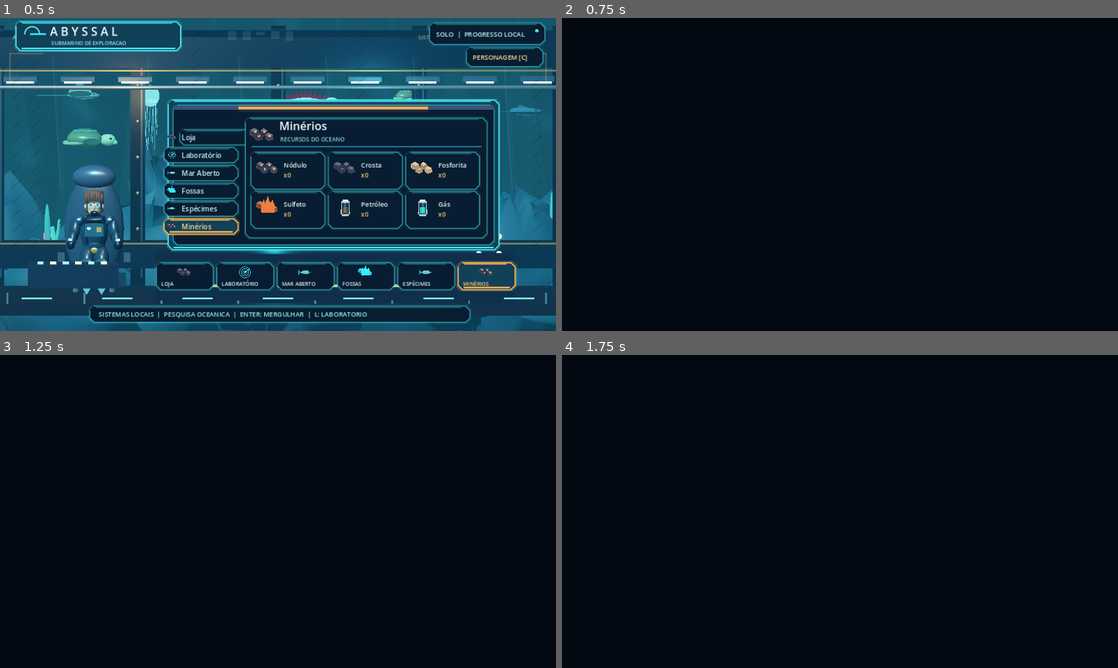
Above: before the commit, frames 1-4 (two rows, left to right).
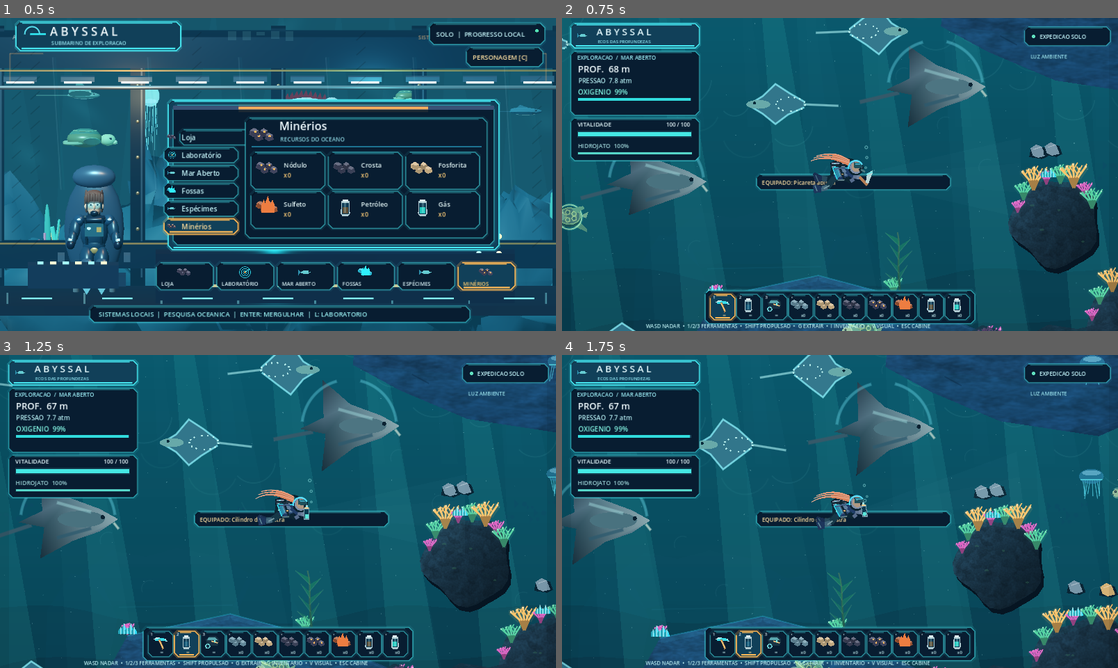
Above: after the commit, the same moments.

Repository: Esaneto/Abyssal-Godot
Game: Godot game, scene res://scenes/main.tscn
Two runs of this game, one before a commit and one after it. Both use one fixed random seed, a clock stepped at 60 frames per second and the inputs below.
Inputs (mouse positions are in pixels of both pictures, inside the frame that each line leads up to):
- Up to frame 1 (0.5 s): no input
- Up to frame 2 (0.75 s): tap Enter at 0.5 s; move the mouse to (962, 158) at 0.52 s; hold D (move_right) from 0.53 s (still down); tap 1 at 0.6 s; click (962, 158) at 0.67 s
- Up to frame 3 (1.25 s): keep holding D (move_right); tap Space at 0.77, 1.07 s; tap 2 at 0.8 s
- Up to frame 4 (1.75 s): release D (move_right) at 1.25 s; drag from (728, 527) to (812, 574) at 1.27 s

Frame 1 is identical in both runs. In frame 2, 100% of the frame differs, in the area x 0-100%, y 0-100%; in frame 3, 100%; in frame 4, 100%.
Error before the commit: Parse Error: Cannot infer the type of "id" variable because the value doesn't have a set type. (res://scripts/ocean_expedition.gd:229)

Commit message:
Fix Godot GDScript type inference for quick tool selector

Diff:
--- a/scripts/ocean_expedition.gd
+++ b/scripts/ocean_expedition.gd
@@ -226,7 +226,7 @@
 		elif event.keycode == KEY_K and field_guide_open:
 			_cycle_field_guide(1)
 		elif event.keycode in [KEY_1, KEY_2, KEY_3] and progress != null:
-			var id := ["abyssPickaxe","emptyCylinder","propulsionUnit"][int(event.keycode - KEY_1)]
+			var id: String = ["abyssPickaxe", "emptyCylinder", "propulsionUnit"][int(event.keycode - KEY_1)]
 			if progress.select_tool(id):
 				diver.set_equipped_tool(id)
 				_set_status("EQUIPADO: " + str(ProgressScript.RESOURCE_NAMES[id]))
